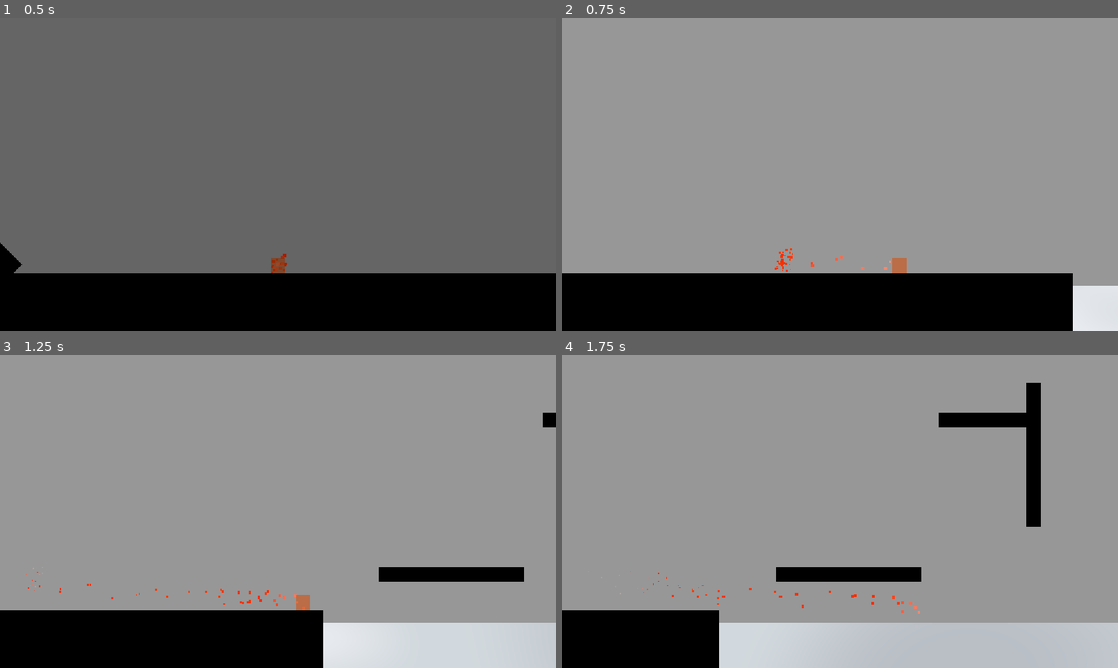
Above: before the commit, frames 1-4 (two rows, left to right).
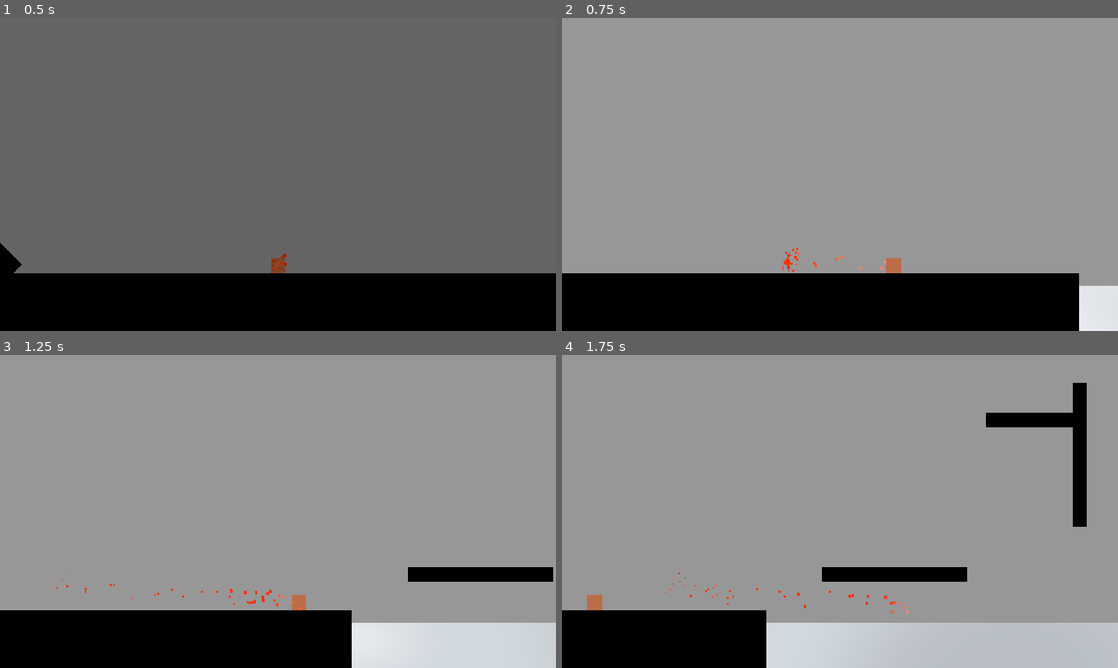
Above: after the commit, the same moments.

Repository: Determinator-cl/mini-jam-218
Game: Godot game, scene res://scenes/game_manager.tscn
The game is run twice, just before and just after one commit, with the same random seed, the same clock (stepped at 60 frames per second) and the same inputs.
Inputs:
- Up to frame 1 (0.5 s): no input
- Up to frame 2 (0.75 s): hold D (right) from 0.53 s (still down); tap Shift (dash) at 0.6 s
- Up to frame 3 (1.25 s): keep holding D (right); tap Space (jump) at 0.77 s
- Up to frame 4 (1.75 s): keep holding D (right); tap Shift (dash) at 1.35 s; tap Space (jump) at 1.52 s

Frame 1 is identical in both runs. In frame 2, 0.4% of the frame differs, in the area x 38-93%, y 73-100%; in frame 3, 1.8%; in frame 4, 5.6%, in the area x 4-95%, y 8-100%.

Commit message:
level2 start

Diff:
--- a/scenes/player.tscn
+++ b/scenes/player.tscn
@@ -18,6 +18,7 @@
 zoom = Vector2(3, 3)
 limit_left = -250
 limit_top = -300
+limit_right = 1790
 limit_bottom = 40
 position_smoothing_enabled = true
 position_smoothing_speed = 8.0
--- a/scenes/rooms/level1.tscn
+++ b/scenes/rooms/level1.tscn
@@ -4,6 +4,8 @@
 [ext_resource type="PackedScene" uid="uid://e4wamm3h5yd8" path="res://scenes/danger.tscn" id="2_ruykt"]
 [ext_resource type="PackedScene" uid="uid://d2lg5mbrjvhag" path="res://scenes/block_safe_position_update.tscn" id="3_guc4l"]
 [ext_resource type="PackedScene" uid="uid://ejnhvapvfdqy" path="res://scenes/water_shader.tscn" id="4_guc4l"]
+[ext_resource type="PackedScene" uid="uid://e3ba8qj31bqa" path="res://scenes/tree.tscn" id="5_xvfsy"]
+[ext_resource type="PackedScene" uid="uid://bykjukw6sopdq" path="res://scenes/door.tscn" id="6_foc25"]
 
 [node name="Level1" type="Node2D" unique_id=425942809]
 
@@ -66,6 +68,14 @@
 position = Vector2(2.5000007, -11.314286)
 scale = Vector2(0.05, 0.1)
 
+[node name="BlockSafePositionUpdate11" parent="Danger" unique_id=1480518511 instance=ExtResource("3_guc4l")]
+position = Vector2(5.6166677, -13.914287)
+scale = Vector2(0.05, 0.1)
+
+[node name="BlockSafePositionUpdate12" parent="Danger" unique_id=1886541422 instance=ExtResource("3_guc4l")]
+position = Vector2(7.8500013, -14.000001)
+scale = Vector2(0.05, 0.1)
+
 [node name="StaticCollision3" parent="." unique_id=930908622 instance=ExtResource("1_4y7jp")]
 position = Vector2(289, -24.399994)
 scale = Vector2(5, 0.5)
@@ -80,7 +90,7 @@
 scale = Vector2(5, 0.5)
 
 [node name="StaticCollision6" parent="." unique_id=13688139 instance=ExtResource("1_4y7jp")]
-position = Vector2(552, -200)
+position = Vector2(552, -192)
 scale = Vector2(5, 0.5)
 
 [node name="StaticCollision7" parent="." unique_id=312692930 instance=ExtResource("1_4y7jp")]
@@ -131,3 +141,19 @@
 [node name="StaticCollision17" parent="." unique_id=355640361 instance=ExtResource("1_4y7jp")]
 position = Vector2(1600, 400)
 scale = Vector2(20, 40)
+
+[node name="Tree" parent="." unique_id=837104587 instance=ExtResource("5_xvfsy")]
+position = Vector2(1733, -20)
+scale = Vector2(2, 2)
+
+[node name="StaticCollision18" parent="." unique_id=486016745 instance=ExtResource("1_4y7jp")]
+position = Vector2(1399, 11.999954)
+rotation = 0.7853982
+scale = Vector2(1.5, 1.5)
+
+[node name="Door_A" parent="." unique_id=2068487414 instance=ExtResource("6_foc25")]
+position = Vector2(1790, -41)
+scale = Vector2(1, 4)
+door_type = "left"
+target_room = "res://scenes/rooms/level2.tscn"
+target_door = "Door_A"
--- /dev/null
+++ b/scenes/rooms/level2.tscn
@@ -0,0 +1,75 @@
+[gd_scene format=3 uid="uid://dxctmshidpl7g"]
+
+[ext_resource type="PackedScene" uid="uid://qjw1hi2ihonq" path="res://scenes/static_collision.tscn" id="1_rleub"]
+[ext_resource type="PackedScene" uid="uid://bykjukw6sopdq" path="res://scenes/door.tscn" id="2_twj6l"]
+[ext_resource type="PackedScene" uid="uid://e4wamm3h5yd8" path="res://scenes/danger.tscn" id="3_lyfe4"]
+[ext_resource type="PackedScene" uid="uid://d2lg5mbrjvhag" path="res://scenes/block_safe_position_update.tscn" id="4_by5no"]
+[ext_resource type="PackedScene" uid="uid://ejnhvapvfdqy" path="res://scenes/water_shader.tscn" id="5_cppi7"]
+
+[node name="Level2" type="Node2D" unique_id=1078784129]
+
+[node name="StaticCollision" parent="." unique_id=801984992 instance=ExtResource("1_rleub")]
+position = Vector2(-71, 298)
+scale = Vector2(20, 30)
+
+[node name="Door_A" parent="." unique_id=2068487414 instance=ExtResource("2_twj6l")]
+position = Vector2(-261, -42)
+scale = Vector2(1, 4)
+door_type = "right"
+target_room = "res://scenes/rooms/level1.tscn"
+target_door = "Door_A"
+
+[node name="Danger" parent="." unique_id=2001204671 instance=ExtResource("3_lyfe4")]
+position = Vector2(729, 359)
+scale = Vector2(60, 35)
+
+[node name="BlockSafePositionUpdate" parent="Danger" unique_id=1171033447 instance=ExtResource("4_by5no")]
+position = Vector2(0, -0.95)
+scale = Vector2(1.2, 0.985)
+
+[node name="ColorRect" parent="Danger" unique_id=894670755 instance=ExtResource("5_cppi7")]
+offset_left = -10.133333
+offset_top = -9.742857
+offset_right = 29.866667
+offset_bottom = 30.257143
+scale = Vector2(0.5, 0.5)
+metadata/_edit_use_anchors_ = true
+
+[node name="BlockSafePositionUpdate2" parent="Danger" unique_id=2064788810 instance=ExtResource("4_by5no")]
+position = Vector2(-9.733335, -15.714285)
+scale = Vector2(0.04, 0.04)
+
+[node name="BlockSafePositionUpdate3" parent="Danger" unique_id=1616504353 instance=ExtResource("4_by5no")]
+position = Vector2(-7.9666657, -13.228572)
+scale = Vector2(0.04, 0.04)
+
+[node name="BlockSafePositionUpdate4" parent="Danger" unique_id=571205188 instance=ExtResource("4_by5no")]
+position = Vector2(-7.2500005, -15.457142)
+scale = Vector2(0.04, 0.04)
+
+[node name="BlockSafePositionUpdate5" parent="Danger" unique_id=287774141 instance=ExtResource("4_by5no")]
+position = Vector2(-5.816667, -15.485717)
+scale = Vector2(0.04, 0.04)
+
+[node name="StaticCollision2" parent="." unique_id=906031877 instance=ExtResource("1_rleub")]
+position = Vector2(250, -67)
+rotation = 1.5707964
+scale = Vector2(3, 0.5)
+
+[node name="StaticCollision3" parent="." unique_id=341057501 instance=ExtResource("1_rleub")]
+position = Vector2(145, -151)
+rotation = 1.5707964
+scale = Vector2(3, 0.5)
+
+[node name="StaticCollision4" parent="." unique_id=716120426 instance=ExtResource("1_rleub")]
+position = Vector2(250, -230)
+rotation = 1.5707964
+scale = Vector2(3, 0.5)
+
+[node name="StaticCollision5" parent="." unique_id=489321883 instance=ExtResource("1_rleub")]
+position = Vector2(335, -181)
+scale = Vector2(3, 0.5)
+
+[node name="StaticCollision6" parent="." unique_id=270145138 instance=ExtResource("1_rleub")]
+position = Vector2(251.00002, -265)
+scale = Vector2(8, 0.5)
--- a/scenes/tree.tscn
+++ b/scenes/tree.tscn
@@ -1,13 +1,14 @@
 [gd_scene format=3 uid="uid://e3ba8qj31bqa"]
 
 [ext_resource type="Script" uid="uid://cyft2hap8mmq3" path="res://scripts/tree.gd" id="1_vplca"]
+[ext_resource type="PackedScene" uid="uid://byfrboqud4sus" path="res://scenes/fire_particle.tscn" id="2_qd6xs"]
 [ext_resource type="Texture2D" uid="uid://dtlawpva6prq1" path="res://sprites/tree.png" id="2_viusy"]
 
 [sub_resource type="RectangleShape2D" id="RectangleShape2D_oq8uu"]
 
 [node name="Tree" type="Area2D" unique_id=837104587]
 script = ExtResource("1_vplca")
-fire_scene = "uid://byfrboqud4sus"
+fire_scene = ExtResource("2_qd6xs")
 
 [node name="CollisionShape2D" type="CollisionShape2D" parent="." unique_id=1997130022]
 position = Vector2(0, -10)
--- a/scripts/player.gd
+++ b/scripts/player.gd
@@ -1,10 +1,10 @@
 extends CharacterBody2D
 
 
-const WALK_SPEED = 150
-const JUMP_VELOCITY = -275
+const WALK_SPEED = 125
+const JUMP_VELOCITY = -300
 const JUMP_CUT_MULTIPLIER = 0.5
-const DASH_SPEED = 525
+const DASH_SPEED = 475
 const DASH_DURATION = 0.2
 const DASH_COOLDOWN = 0.3
 const COYOTE_TIME = 0.1
--- a/scripts/tree.gd
+++ b/scripts/tree.gd
@@ -1,7 +1,24 @@
 extends Area2D
 
-@export_file var fire_scene: String
+@export var fire_scene: PackedScene
+var is_triggered: bool = false
+var spawn_positions: Array[Vector2] = [
+	Vector2(0, 0),
+	Vector2(20, -10),
+	Vector2(0, -20)
+]
 
 func _on_body_entered(body: Node2D):
-	if body.is_in_group("Player"):
-		pass
+	if body.is_in_group("Player") and not is_triggered:
+		is_triggered = true
+		spawn_fires()
+
+
+func spawn_fires():
+	if not fire_scene:
+		return
+
+	for pos in spawn_positions:
+		var fire_instance = fire_scene.instantiate()
+		add_child(fire_instance)
+		fire_instance.position = pos
